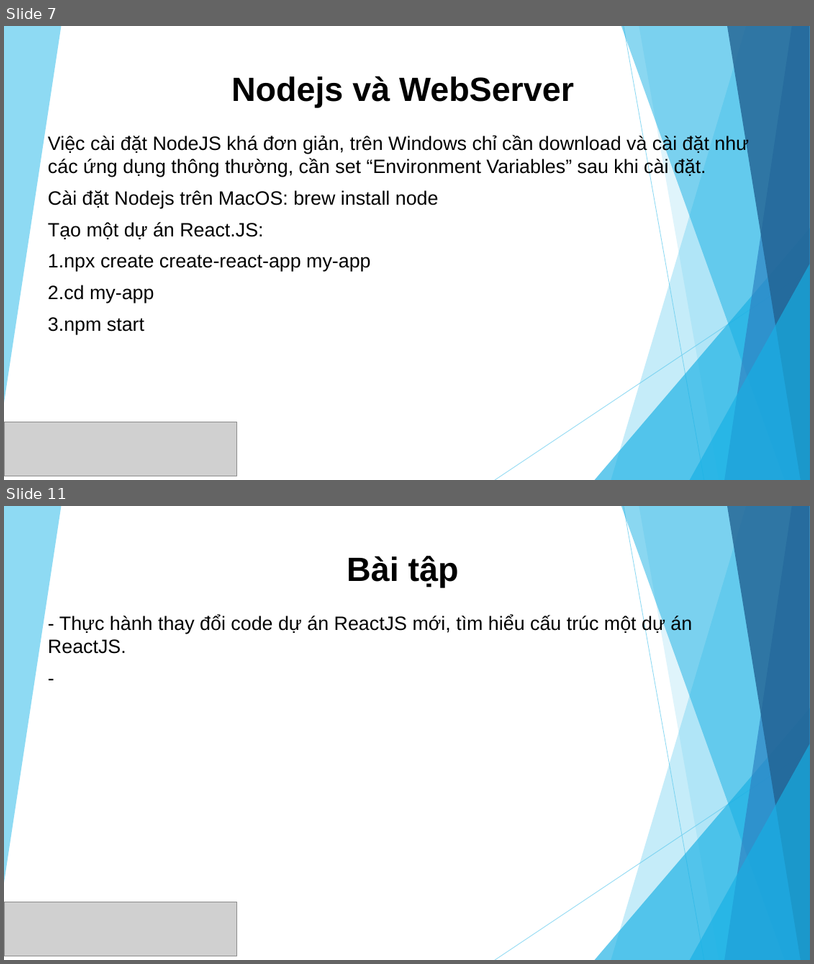
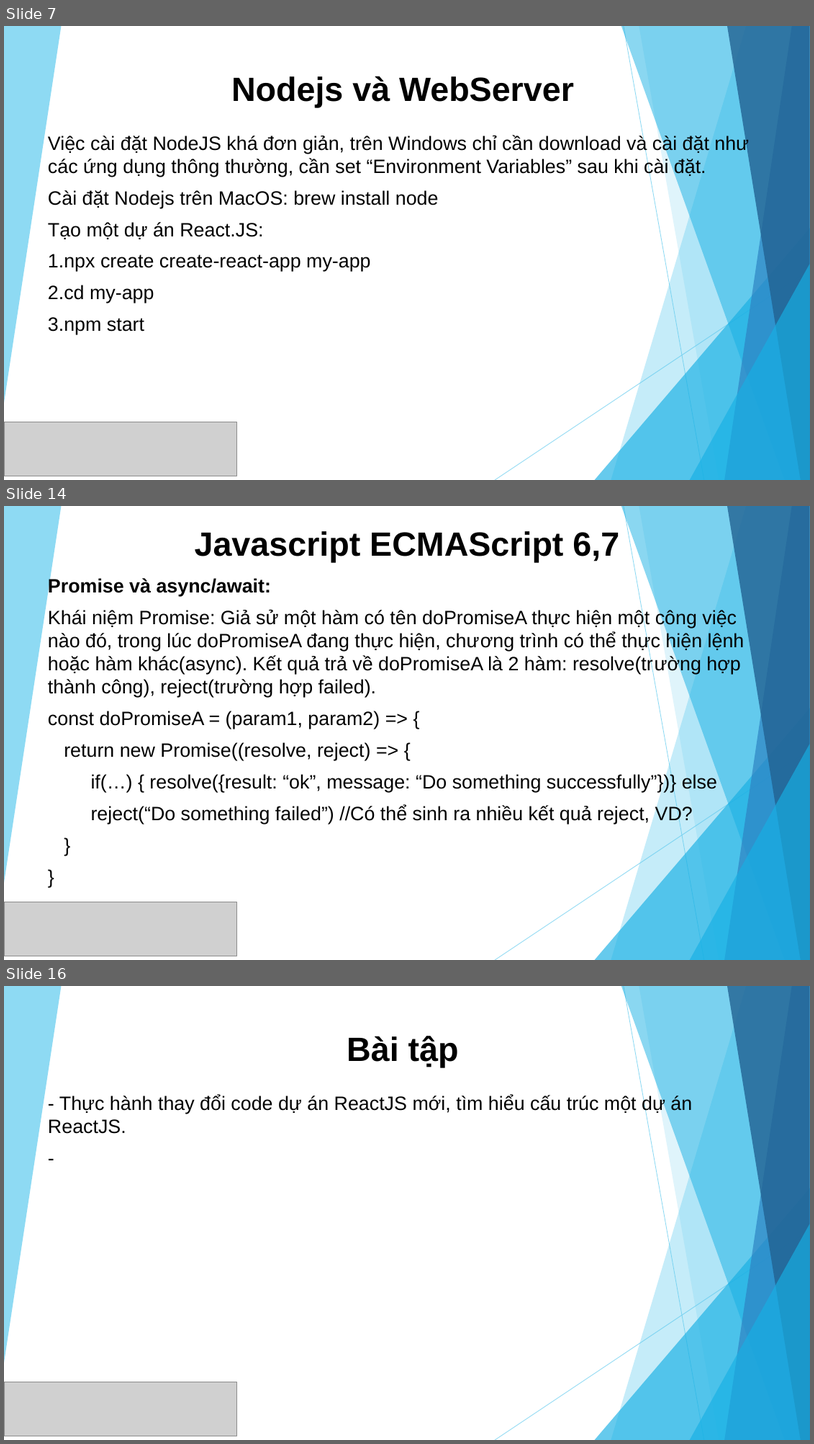
Before and after one commit to sunlight3d/CecomtechReactJST03-2019, a slide deck: Phần 1-Giới thiệu React JS.pptx. Shown one above the other, each under a label of ours: slides 7 and 11 before the commit, slides 7, 14 and 16 after it; the slides between them are not shown. The pictures are 814x964 and 814x1444 pixels, drawn with LibreOffice and Linux fonts; fonts in the diff are those of the drawing; grey boxes stand for pictures. Boxes give left, top, right and bottom in pixels: in the first picture for what was removed or moved away, otherwise in the second. Text is boxed around its words. In the diff, an @@ line names an element or a change of style, - is before the commit and + after.

```diff
--- a/Phần 1-Giới thiệu React JS.pptx
+++ b/Phần 1-Giới thiệu React JS.pptx
@@ slide 14 added at (4, 506, 810, 960), background #FFFFFF; not listed: 10 template elements that a slide beside it also shows @@
@@ title added at (195, 531, 620, 562), 40 pt, text #000000, bold @@
+Javascript ECMAScript 6,7
@@ subtitle added at (48, 577, 745, 824), 23 pt, text #000000 @@
+Promise và async/await:
+Khái niệm Promise: Giả sử một hàm có tên doPromiseA thực hiện một công việc nào đó, trong lúc doPromiseA đang thực hiện, chương trình có thể thực hiện lệnh hoặc hàm khác(async). Kết quả trả về doPromiseA là 2 hàm: resolve(trường hợp thành công), reject(trường hợp failed).
+const doPromiseA = (param1, param2) => {
+return new Promise((resolve, reject) => {
+if(…) { resolve({result: “ok”, message: “Do something successfully”})} else
+reject(“Do something failed”) //Có thể sinh ra nhiều kết quả reject, VD?
+}
+}
@@ picture added at (4, 901, 237, 955) @@
@@ what was slide 11 is now slide 16 @@
```
Also in this commit, not shown: 3 slides changed, 4 other slides added.
